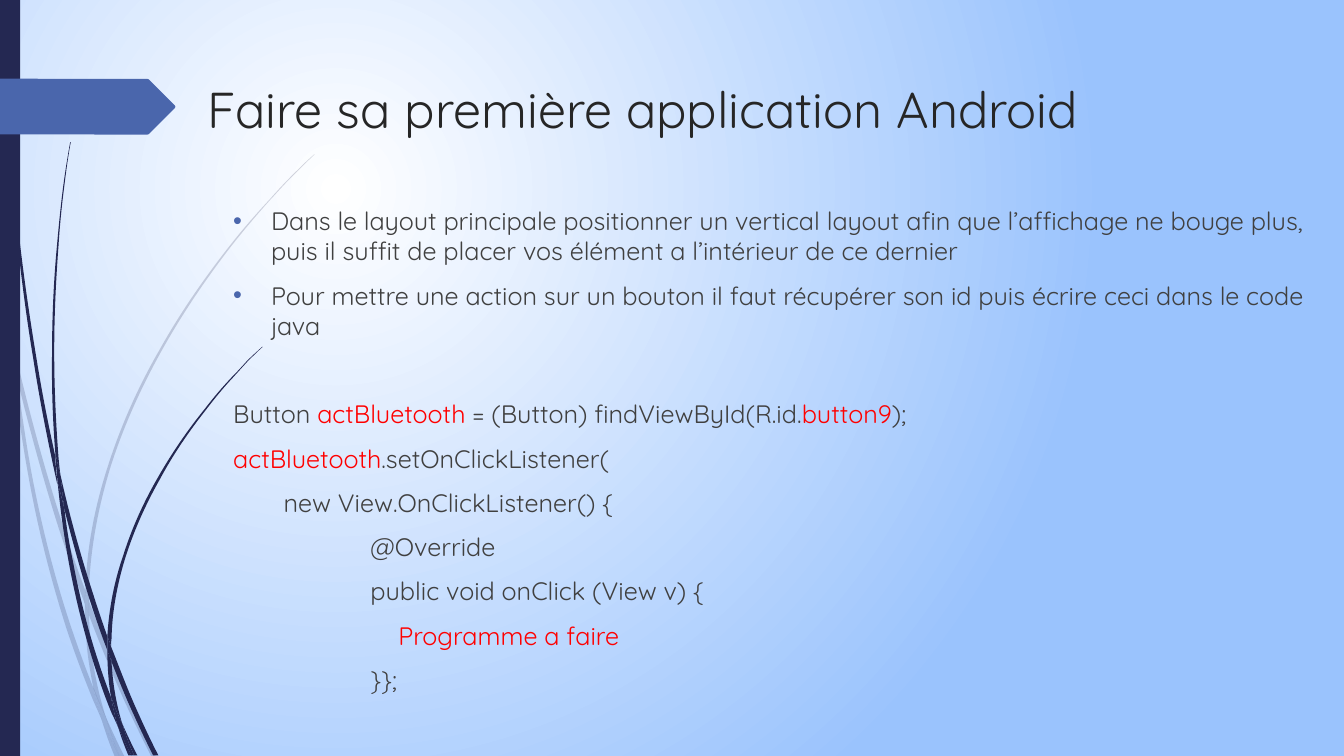
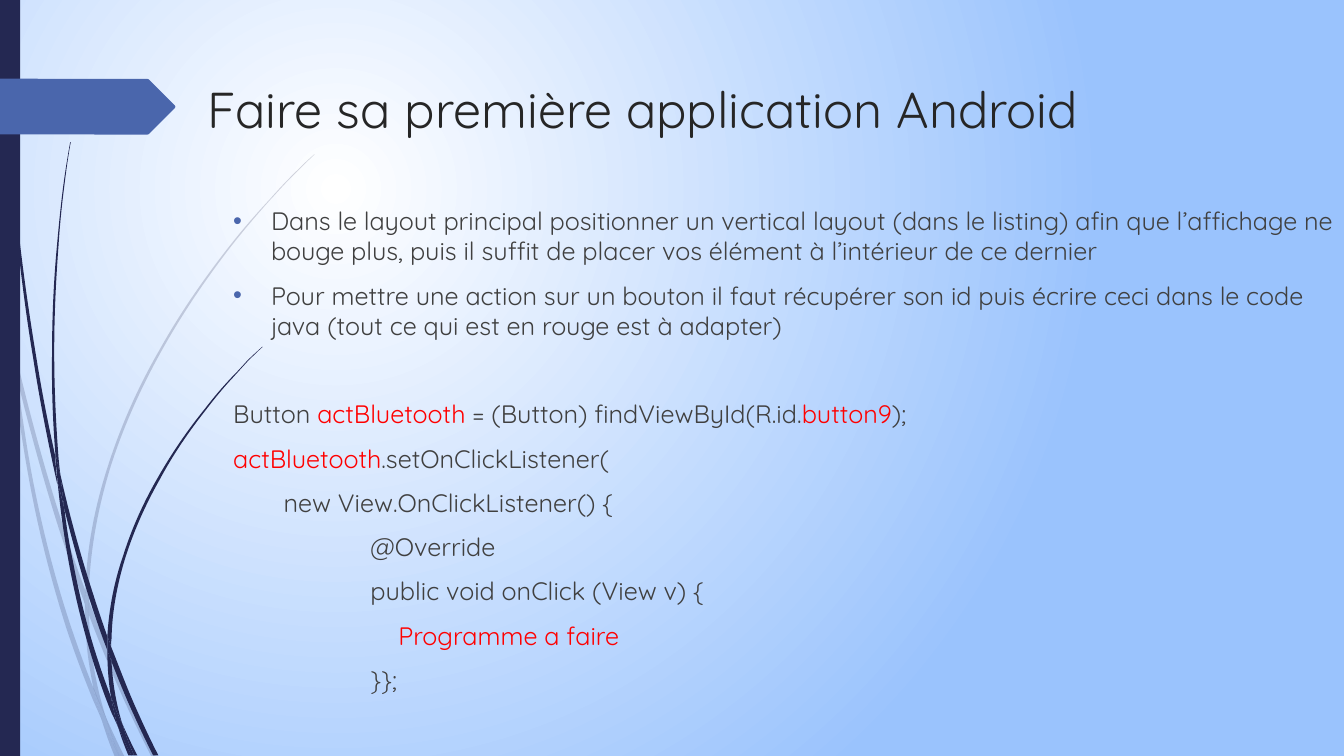
Before and after one commit to PandaPoPy/arduino_thinkcode, a slide deck: slide 8 of cours/Irondelle.pptx. Drawn at 1344x756 pixels with LibreOffice and Linux fonts; fonts in the diff are those of the drawing. Boxes give left, top, right and bottom in pixels: in the first picture for what was removed or moved away, otherwise in the second. Text is boxed around its words. In the diff, an @@ line names an element or a change of style, - is before the commit and + after.

```diff
--- a/cours/Irondelle.pptx
+++ b/cours/Irondelle.pptx
@@ text at <box>271,211,1333,340</box>: text changed @@
-• Dans le layout principale positionner un vertical layout afin que l’affichage ne bouge plus, puis il suffit de placer vos élément a l’intérieur de ce dernier
-• Pour mettre une action sur un bouton il faut récupérer son id puis écrire ceci dans le code java
+• Dans le layout principal positionner un vertical layout (dans le listing) afin que l’affichage ne bouge plus, puis il suffit de placer vos élément à l’intérieur de ce dernier
+• Pour mettre une action sur un bouton il faut récupérer son id puis écrire ceci dans le code java (tout ce qui est en rouge est à adapter)
```
Also in this commit, not shown: 9 other slides changed, 1 slide added, 5 other files.
